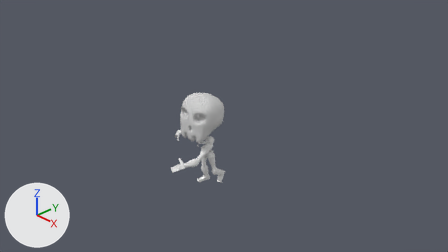
Before and after pictures for a commit that changed the Blender file BlenderFiles/skeleton_biking.blend.
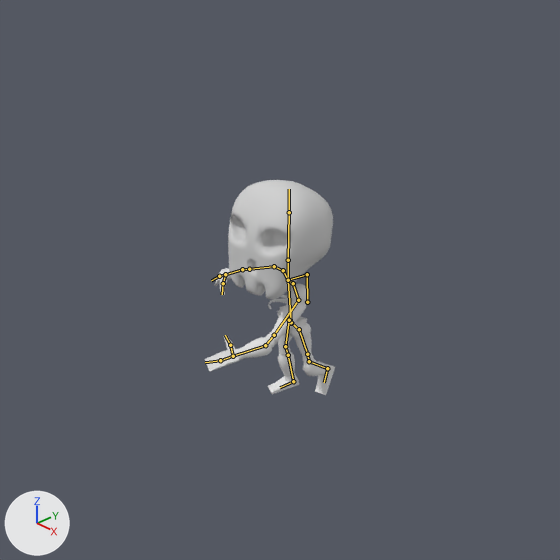
Each version is shown from the file's camera 'Camera', then close up on the part from 19% to 71% of the width and 7% to 100% of the height. The lights are fixed; the arrows at lower left show +X, +Y and +Z. Both versions are drawn at frame 23 of the action 'attack'; the numbers are the values there. The bones that bend it are drawn over the model as lines in the close-ups.

The first close-up shows 'arm', 'chest.001', 'face', 'foot.001', 'vent.001'.
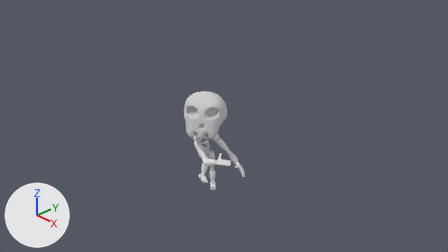
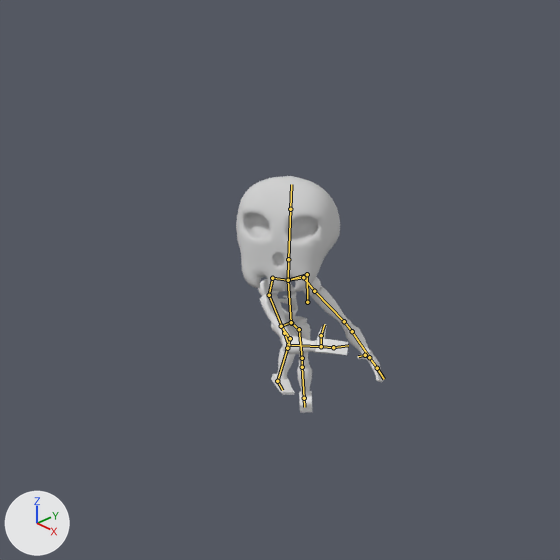
Changed parts and their boxes [x1, y1, x2, y2] in the close-ups (560 x 560 px):
'face', posed: before [228, 180, 333, 299]; after [236, 176, 340, 292]
'arm', posed (20% wider): before [205, 268, 309, 372]; after [258, 277, 383, 382]
'foot.001', posed: before [268, 321, 335, 395]; after [271, 318, 312, 412]
'chest.001', posed: before [268, 286, 292, 313]; after [279, 282, 298, 323]
bone 'neck_base', root to tip: before (288, 280) to (288, 260); after (288, 280) to (288, 259)
bone 'Head_01', root to tip: before (288, 260) to (289, 212); after (288, 259) to (290, 209)
bone 'shoulder_L', root to tip: before (288, 280) to (293, 283); after (288, 280) to (303, 277)
bone 'shoulder_L.001', root to tip: before (293, 283) to (298, 300); after (303, 277) to (314, 291)
bone 'shoulder_L.002', root to tip: before (298, 300) to (274, 335); after (314, 291) to (344, 321)
bone 'shoulder_L.003', root to tip: before (274, 335) to (265, 345); after (344, 321) to (352, 331)
bone 'shoulder_L.004', root to tip: before (265, 345) to (233, 356); after (352, 331) to (369, 357)
bone 'shoulder_R', root to tip: before (288, 280) to (283, 270); after (288, 280) to (272, 278)
bone 'shoulder_R.001', root to tip: before (283, 270) to (274, 266); after (272, 278) to (269, 295)
bone 'shoulder_R.002', root to tip: before (274, 266) to (249, 269); after (269, 295) to (284, 333)
bone 'shoulder_R.004', root to tip: before (242, 269) to (225, 274); after (288, 345) to (321, 346)
bone 'vent_L.001', root to tip: before (299, 329) to (307, 354); after (299, 329) to (302, 358)
bone 'vent_L.003', root to tip: before (309, 361) to (327, 368); after (302, 367) to (304, 398)
bone 'vent_R', root to tip: before (291, 322) to (289, 320); after (291, 322) to (281, 326)
bone 'vent_R.001', root to tip: before (289, 320) to (285, 346); after (281, 326) to (290, 338)
bone 'vent_R.002', root to tip: before (285, 346) to (288, 355); after (290, 338) to (287, 348)

What the commit changed:
Bone 'neck_base' (bone_neck_base) turns from (-1, 7, 0) to (-6, 36, 0) degrees about its own x, y and z.
Bone 'Head_01' (bone_head_01) turns from (0, 0, 1) to (0, 0, 7) degrees about its own x, y and z.
Bone 'shoulder_L' (bone_shoulder_l) turns from (0, 0, -22) to (0, 0, 48) degrees about its own x, y and z.
Bone 'shoulder_L.001' (bone_shoulder_l_001) turns from (-43, 0, 0) to (-44, 0, 0) degrees about its own x, y and z.
Bone 'shoulder_L.002' (bone_shoulder_l_002) turns from (0, 0, -53) to (0, 0, 0) degrees about its own x, y and z.
Bone 'shoulder_L.003' (bone_shoulder_l_003) turns from (0, 0, -7) to (0, 0, -37) degrees about its own x, y and z.
Bone 'shoulder_L.004' (bone_shoulder_l_004) turns from (0, 0, -28) to (0, 0, 0) degrees about its own x, y and z.
Bone 'shoulder_R' (bone_shoulder_r) turns from (0, 0, -22) to (0, 0, 48) degrees about its own x, y and z.
Bone 'shoulder_R.001' (bone_shoulder_r_001) turns from (-7, -4, 12) to (-38, 0, 67) degrees about its own x, y and z.
Bone 'shoulder_R.002' (bone_shoulder_r_002) turns from (-18, 1, 7) to (0, 0, 38) degrees about its own x, y and z.
Bone 'shoulder_R.004' (bone_shoulder_r_004) turns from (-9, -50, 7) to (0, 0, 58) degrees about its own x, y and z.
Bone 'vent_L.001' (bone_vent_l_001) turns from (-1, -9, 14) to (-1, -49, 1) degrees about its own x, y and z.
Bone 'vent_L.003' (bone_vent_l_003) turns from (0, 0, -39) to (0, 0, -1) degrees about its own x, y and z.
Bone 'vent_R' (bone_vent_r) turns from (0, 0, -25) to (0, 0, 69) degrees about its own x, y and z.
Bone 'vent_R.001' (bone_vent_r_001) turns from (0, 0, 15) to (0, 0, 80) degrees about its own x, y and z.
Bone 'vent_R.002' (bone_vent_r_002) turns from (0, 0, -18) to (0, 0, -96) degrees about its own x, y and z.
